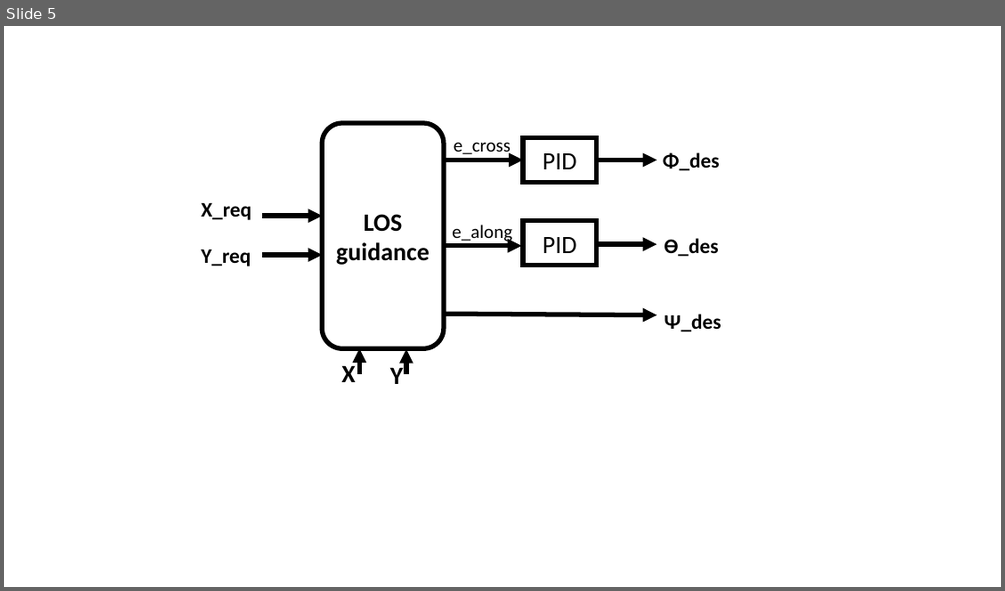
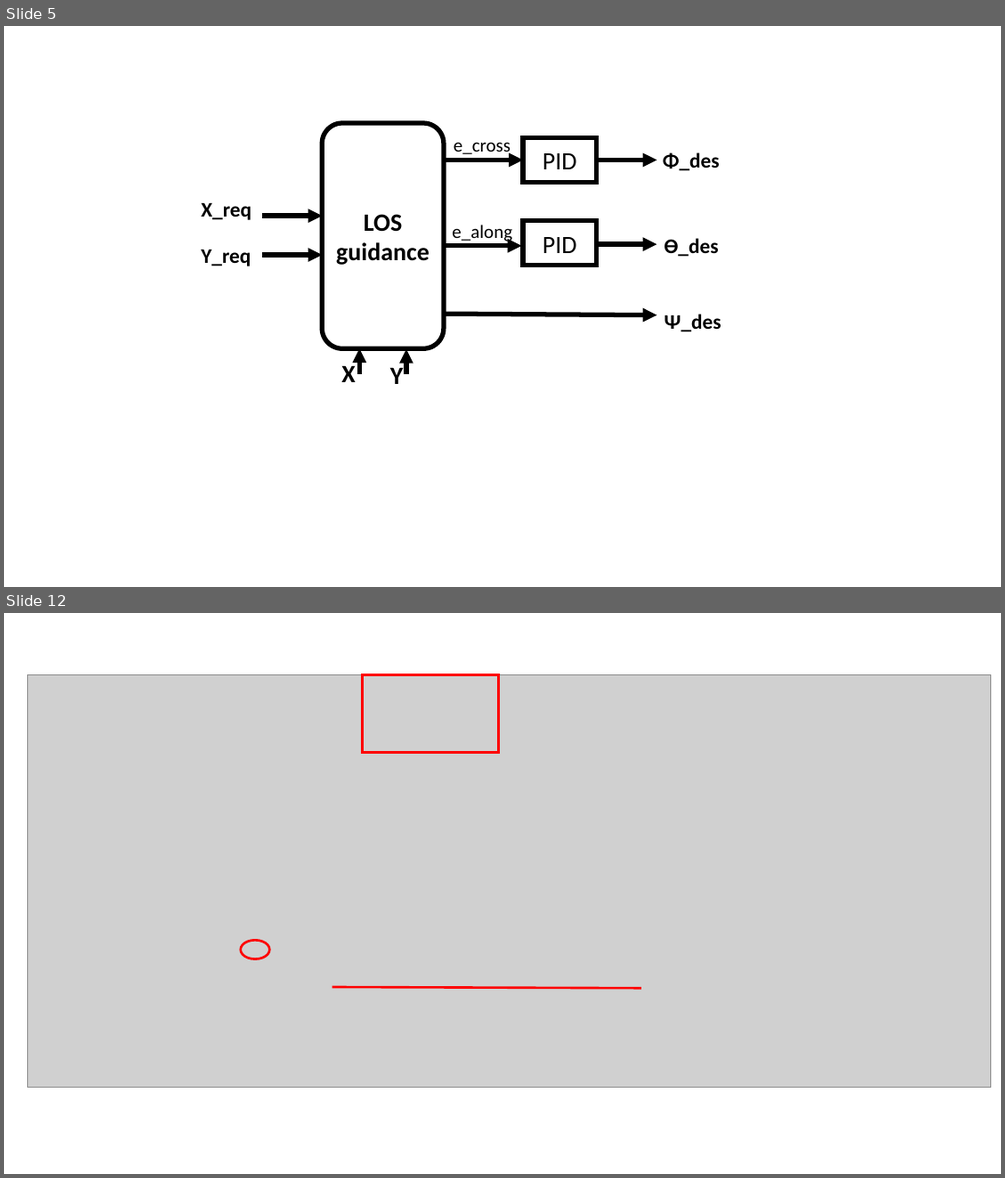
Before and after one commit to mohamedkhattab2019/graduation-project, a slide deck: documentation/Presentation1.pptx. Shown one above the other, each under a label of ours: slide 5 before the commit, slides 5 and 12 after it; the slides between them are not shown. The pictures are 1005x591 and 1005x1178 pixels, drawn with LibreOffice and Linux fonts; fonts in the diff are those of the drawing; grey boxes stand for pictures. Boxes give left, top, right and bottom in pixels: in the first picture for what was removed or moved away, otherwise in the second. Text is boxed around its words. In the diff, an @@ line names an element or a change of style, - is before the commit and + after.

```diff
--- a/documentation/Presentation1.pptx
+++ b/documentation/Presentation1.pptx
@@ slide 12 added at bbox=[4, 613, 1001, 1174], background #FFFFFF @@
@@ picture added at bbox=[28, 675, 991, 1088] @@
@@ rectangle added at bbox=[362, 675, 498, 753], outline #FF0000 2.25 pt @@
@@ ellipse added at bbox=[241, 940, 269, 958], outline #FF0000 2.25 pt @@
@@ line added from (332, 987) to (641, 988), #FF0000 2.25 pt @@
```
Also in this commit, not shown: 2 slides changed, 8 other slides added, 1 slide removed, 3 other files.
